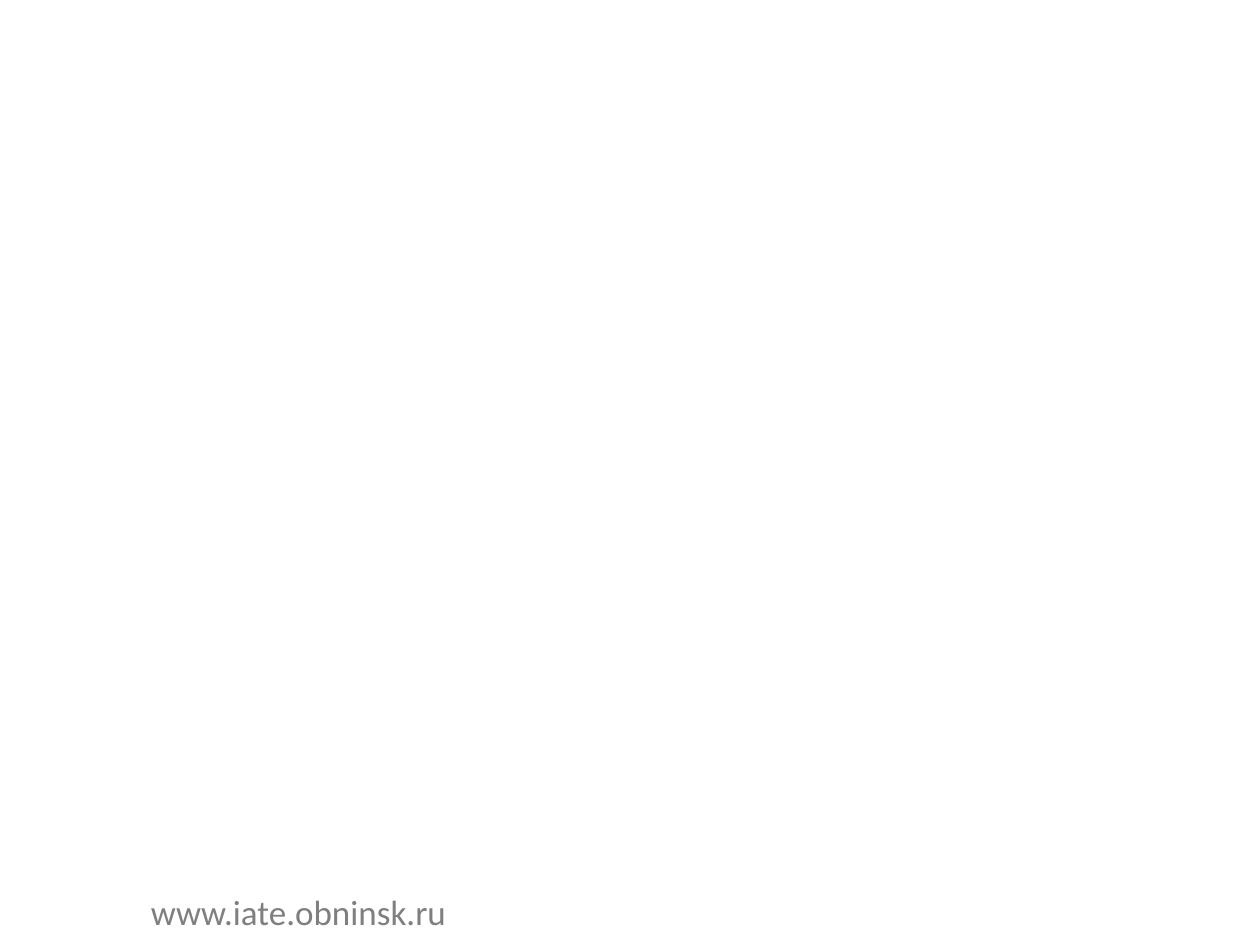
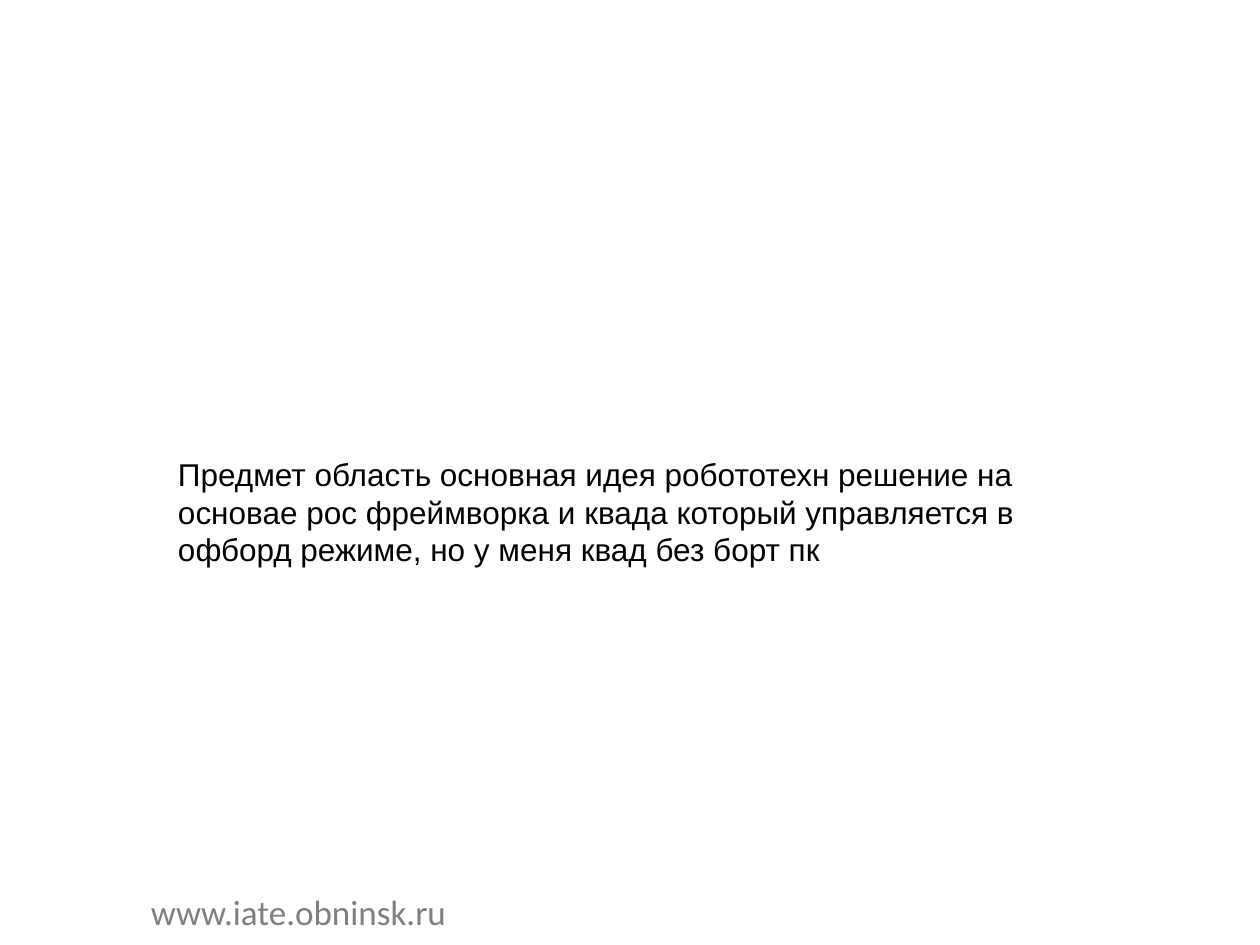
Before and after one commit to mituritsyn/FQW, a slide deck: slide 5 of presentation.odp. Drawn at 1260x945 pixels with LibreOffice and Linux fonts; fonts in the diff are those of the drawing; background and template pictures are left out. Boxes give left, top, right and bottom in pixels: in the first picture for what was removed or moved away, otherwise in the second. Text is boxed around its words. In the diff, an @@ line names an element or a change of style, - is before the commit and + after.

```diff
--- a/presentation.odp
+++ b/presentation.odp
@@ text added at <box>178,463,1014,567</box>, 18 pt, text #000000 @@
+Предмет область основная идея робототехн решение на основае рос фреймворка и квада который управляется в офборд режиме, но у меня квад без борт пк
```
Also in this commit, not shown: 5 other slides changed, 3 slides added, 2 slides removed, 8 other files.
